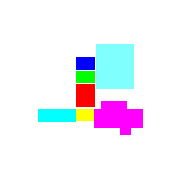
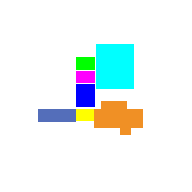
Two versions of the same layered image (192x192). Layer-by-layer changes:
painted on "Layer 2" over [left=38, top=44, right=143, bottom=135]
